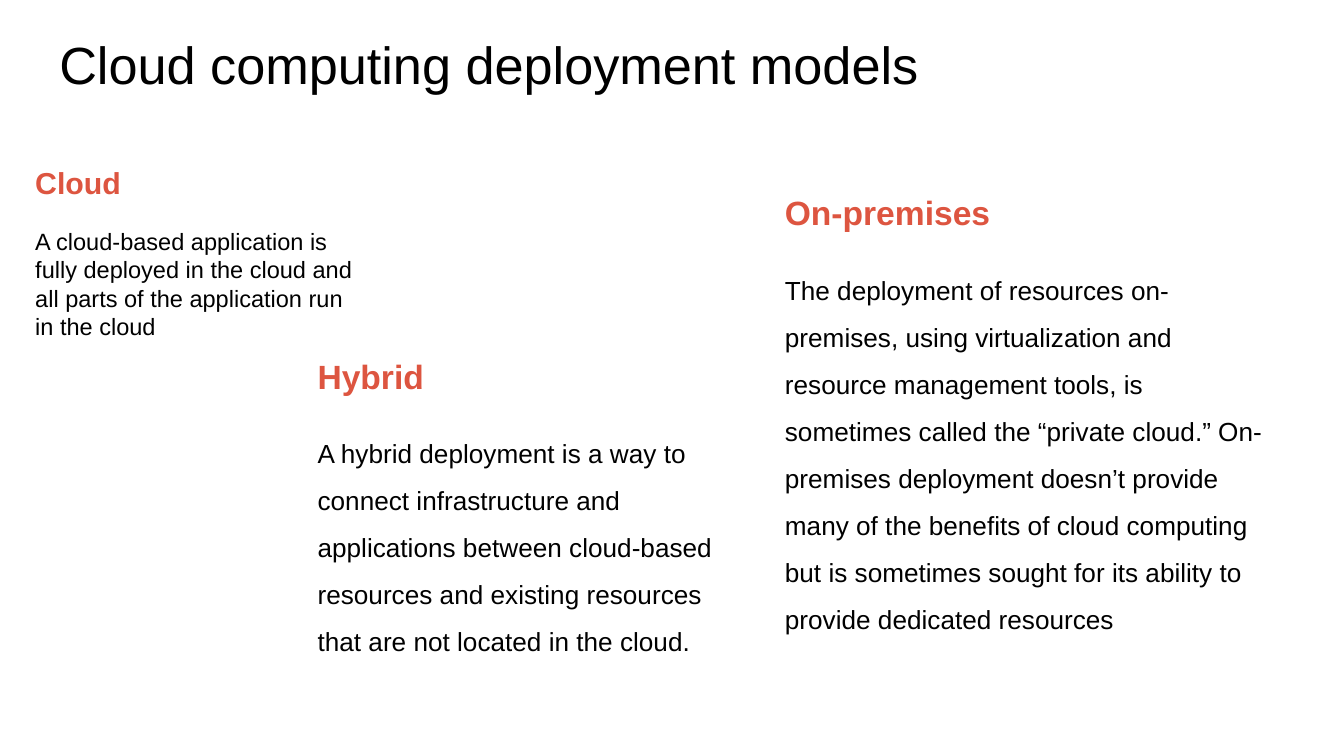
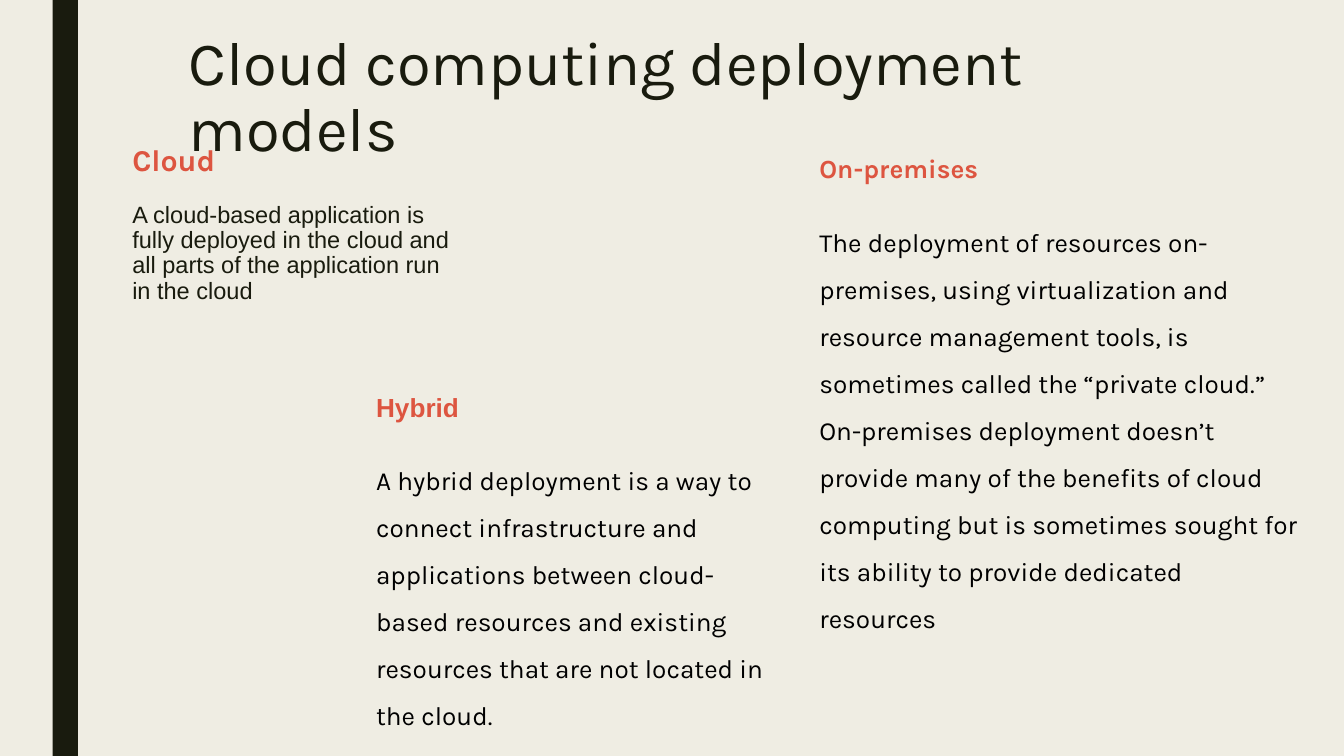
Before and after one commit to IlyaChakun/aws-iba-courses, a slide deck: slide 6 of lecture-materials/0-aws-overview/intro.pptx. Drawn at 1344x756 pixels with LibreOffice and Linux fonts; fonts in the diff are those of the drawing. Boxes give left, top, right and bottom in pixels: in the first picture for what was removed or moved away, otherwise in the second. Text is boxed around its words. In the diff, an @@ line names an element or a change of style, - is before the commit and + after.

```diff
--- a/lecture-materials/0-aws-overview/intro.pptx
+++ b/lecture-materials/0-aws-overview/intro.pptx
@@ background #FFFFFF to #EFEDE3 @@
@@ rectangle added at box(52, 0, 78, 755), fill #191B0E @@
@@ title "Cloud computing deployment models": place and size @@
-title "Cloud computing deployment models" at box(59, 46, 918, 94)
+title "Cloud computing deployment models" at box(189, 42, 1023, 166)
@@ title "Cloud computing deployment models" at box(189, 42, 1023, 166): size 28 to 33 pt, font Arial to Karla, text colour #000000 to #191B0E; line spacing 1 to 0.89 @@
@@ title "Cloud": place and size @@
-title "Cloud" at box(35, 172, 352, 336)
+title "Cloud" at box(132, 143, 449, 300)
@@ title "Cloud" at box(132, 143, 449, 300): font Arial to Karla in "Cloud"; text colour #000000 to #191B0E; line spacing 1 to 0.89 @@
@@ text "On-premises": place and size @@
-text "On-premises" at box(785, 200, 1262, 635)
+text "On-premises" at box(819, 159, 1297, 629)
@@ text "On-premises" at box(819, 159, 1297, 629): size 18 to 14 pt in "On-premises"; font Arial to Karla @@
@@ text "Hybrid": place and size @@
-text "Hybrid" at box(318, 364, 712, 652)
+text "Hybrid" at box(376, 398, 763, 679)
@@ text "Hybrid" at box(376, 398, 763, 679): size 18 to 14 pt in "Hybrid"; font Arial to Karla @@
```
Also in this commit, not shown: 9 other slides changed, 29 other files.
